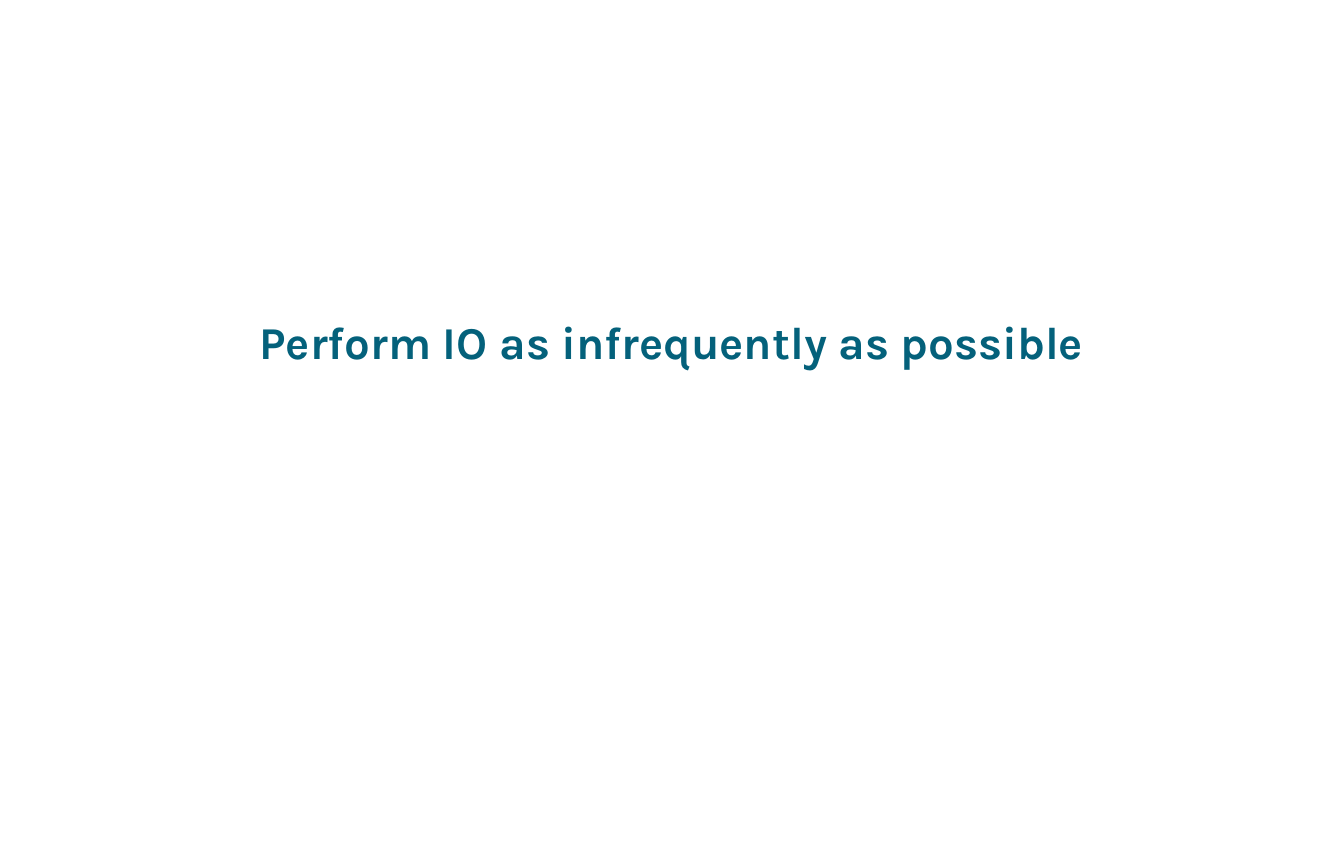
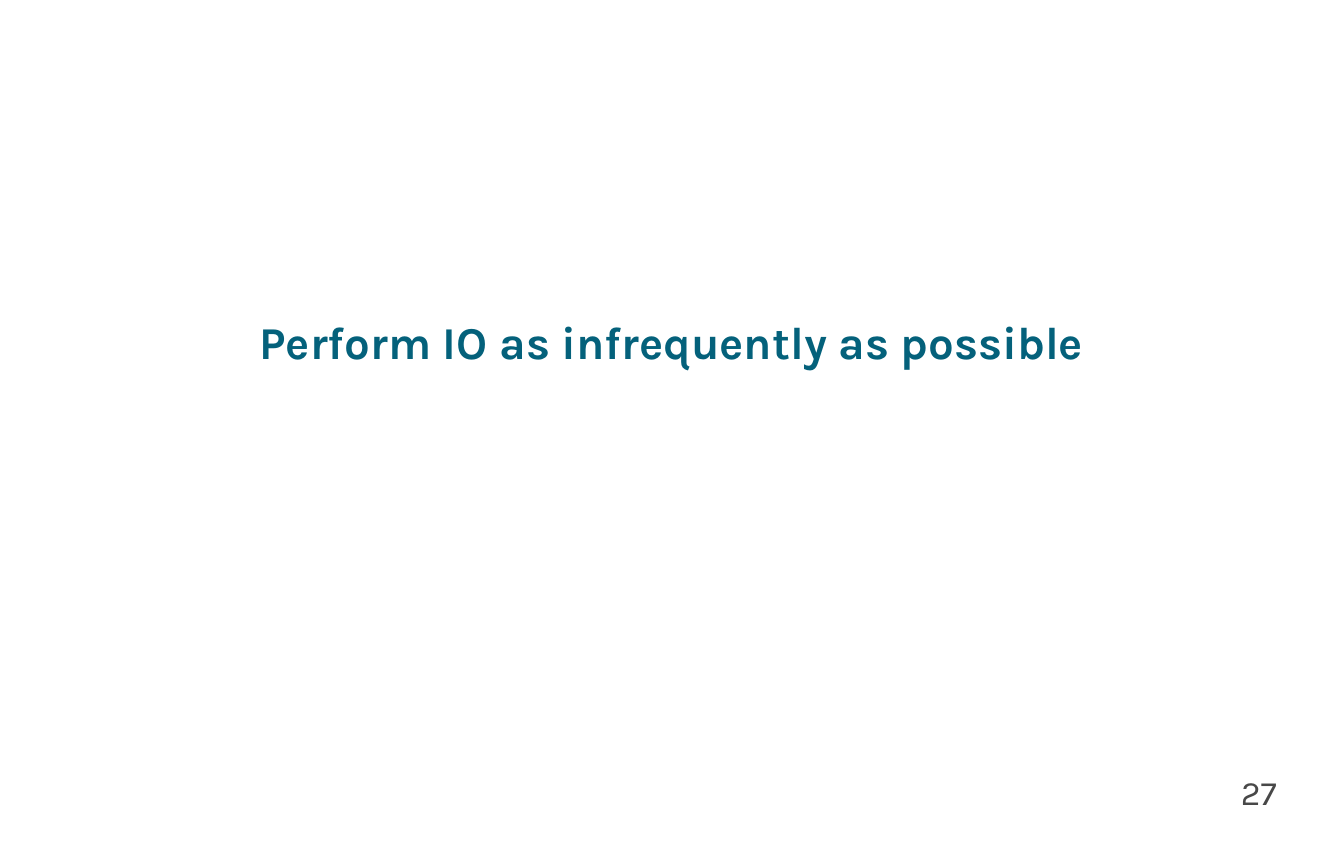
Before and after one commit to KayEss/cpp-designing4performance, a slide deck: slide 27 of slides/Designing APIs For Performance.odp (slide 11 before the commit). Drawn at 1344x847 pixels with LibreOffice and Linux fonts; fonts in the diff are those of the drawing; background and template pictures are left out. Boxes give left, top, right and bottom in pixels: in the first picture for what was removed or moved away, otherwise in the second. Text is boxed around its words. In the diff, an @@ line names an element or a change of style, - is before the commit and + after.

```diff
--- a/slides/Designing APIs For Performance.odp
+++ b/slides/Designing APIs For Performance.odp
@@ page number added at (1241,783,1277,805), 24 pt, text #484848 @@
+27
```
Also in this commit, not shown: 19 other slides changed, 15 slides added, 1 slide removed, 4 other files.
